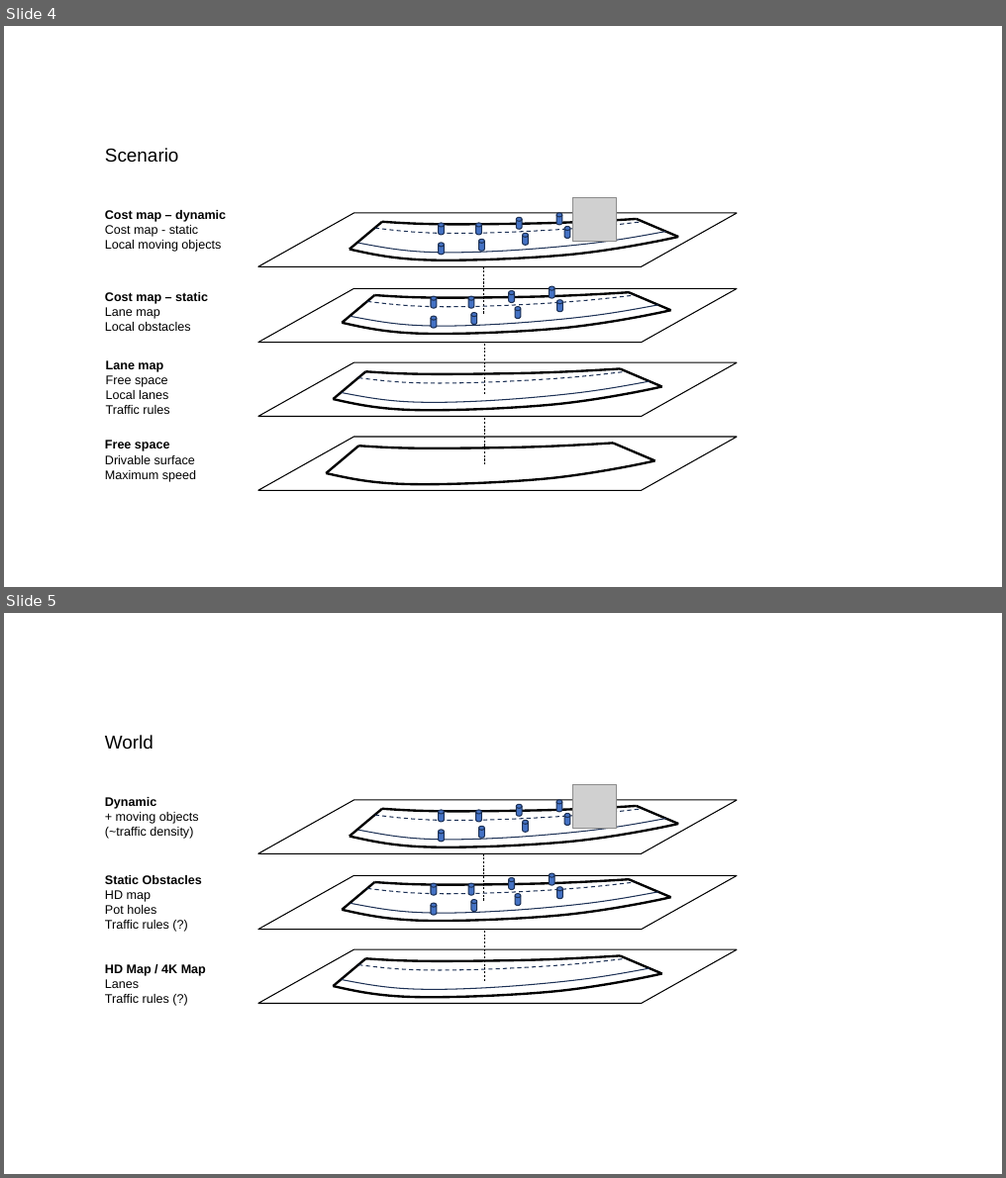
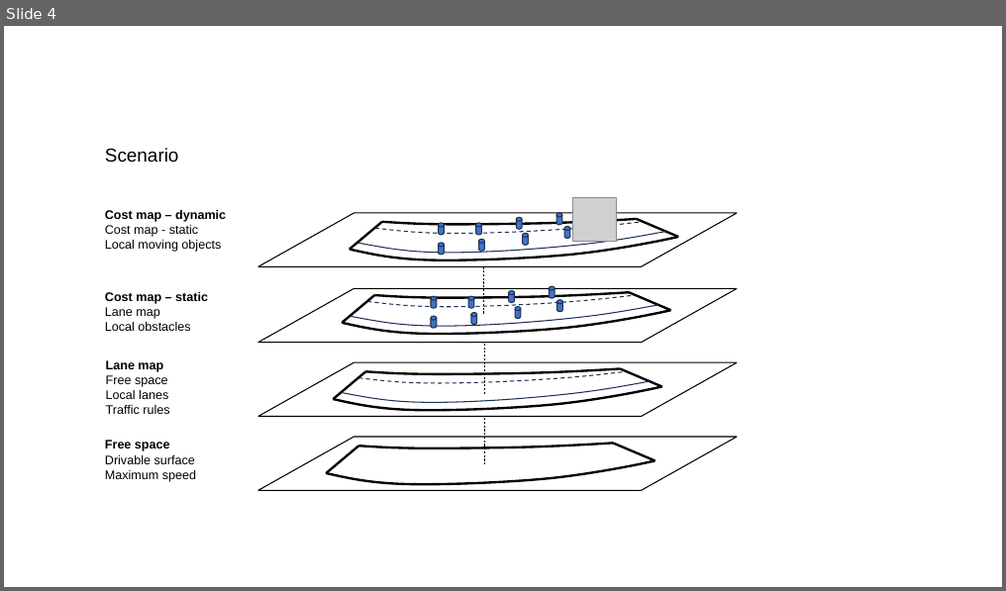
Before and after one commit to jkk-research/CooperativeResearchPlatform, a slide deck: doc/CRP_arch.pptx. Shown one above the other, each under a label of ours: slides 4 and 5 before the commit, slide 4 after it. The pictures are 1006x1178 and 1006x591 pixels, drawn with LibreOffice and Linux fonts; fonts in the diff are those of the drawing; grey boxes stand for pictures. Boxes give left, top, right and bottom in pixels: in the first picture for what was removed or moved away, otherwise in the second. Text is boxed around its words. In the diff, an @@ line names an element or a change of style, - is before the commit and + after.

```diff
--- a/doc/CRP_arch.pptx
+++ b/doc/CRP_arch.pptx
@@ slide 5 removed at (4, 613, 1002, 1174), background #FFFFFF @@
@@ text removed at (105, 735, 153, 750) @@
-World
@@ picture removed at (572, 785, 616, 829) @@
@@ text removed at (105, 797, 199, 839) @@
-Dynamic
-+ moving objects
-(~traffic density)
@@ flow chart input output removed at (258, 800, 738, 854) @@
@@ line removed from (484, 900) to (484, 820) @@
@@ group removed at (350, 800, 678, 848): 8 cylinders, 4 freeform shapes, 2 lines @@
@@ text removed at (105, 875, 202, 929) @@
-Static Obstacles
-HD map
-Pot holes
-Traffic rules (?)
@@ flow chart input output removed at (258, 875, 738, 930) @@
@@ group removed at (342, 873, 671, 922): 8 cylinders, 4 freeform shapes, 2 lines @@
@@ line removed from (484, 981) to (484, 900) @@
@@ text removed at (105, 964, 206, 1003) @@
-HD Map / 4K Map
-Lanes
-Traffic rules (?)
@@ flow chart input output removed at (258, 950, 738, 1004) @@
@@ freeform shape removed at (342, 968, 649, 989) @@
@@ freeform shape removed at (358, 959, 626, 970) @@
@@ group removed at (334, 956, 662, 998): 2 freeform shapes, 2 lines @@
```
Also in this commit, not shown: 23 other files.
